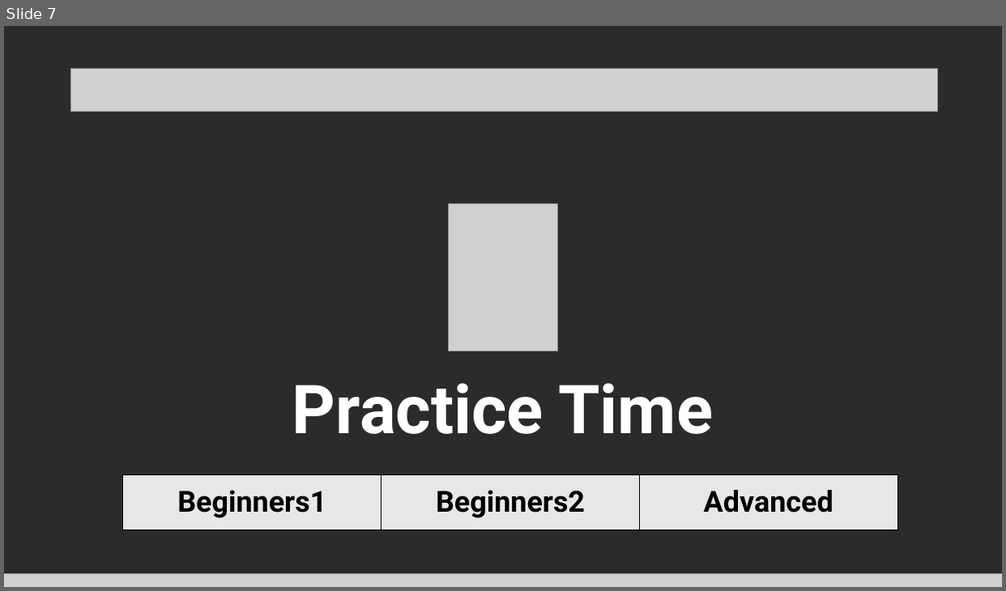
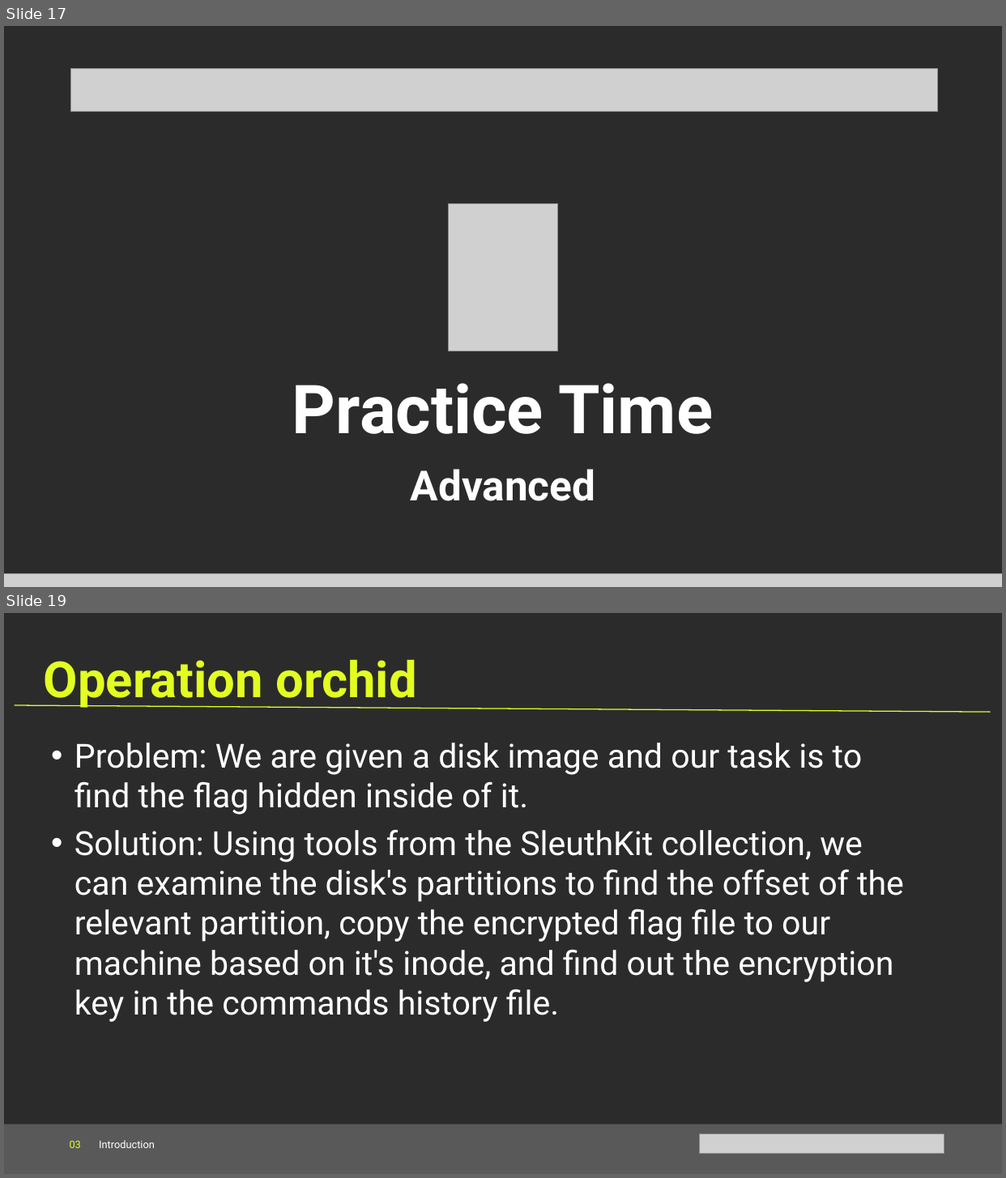
Before and after one commit to Cyanivde/technion-ctf, a slide deck: files/introduction.pptx. Shown one above the other, each under a label of ours: slide 7 before the commit, slides 17 and 19 after it; the slides between them are not shown. The pictures are 1006x591 and 1006x1178 pixels, drawn with LibreOffice and Linux fonts; fonts in the diff are those of the drawing; grey boxes stand for pictures; background and template pictures are left out; a plain dark background stands for a picture behind light text. Boxes give left, top, right and bottom in pixels: in the first picture for what was removed or moved away, otherwise in the second. Text is boxed around its words. In the diff, an @@ line names an element or a change of style, - is before the commit and + after.

```diff
--- a/files/introduction.pptx
+++ b/files/introduction.pptx
@@ slide 19 added at box(4, 613, 1002, 1174), background picture (left out) @@
@@ text added at box(44, 660, 417, 709), 48 pt, text #E2FE21, bold @@
+Operation orchid
@@ line added from (15, 705) to (991, 712), #E2FE21 1 pt @@
@@ text added at box(74, 743, 862, 815), 32 pt, text #FFFFFF @@
+• Problem: We are given a disk image and our task is to find the flag hidden inside of it.
@@ text added at box(74, 829, 904, 1022), 32 pt, text #FFFFFF @@
+• Solution: Using tools from the SleuthKit collection, we can examine the disk's partitions to find the offset of the relevant partition, copy the encrypted flag file to our machine based on it's inode, and find out the encryption key in the commands history file.
@@ rectangle added at box(4, 1124, 1002, 1174), fill #595959 @@
@@ text added at box(70, 1140, 155, 1148), 10 pt, text #FFFFFF @@
+03 Introduction
@@ picture added at box(700, 1134, 944, 1154) @@
@@ what was slide 7 is now slide 17 @@
@@ slide 17 changed as well @@
@@ table removed at box(123, 476, 898, 531), 1 rows, 3 columns @@
-Beginners1 | Beginners2 | Advanced
@@ text at box(411, 469, 596, 501): paragraph added @@
+Advanced
```
Also in this commit, not shown: 6 other slides changed, 12 other slides added, 2 other files.
